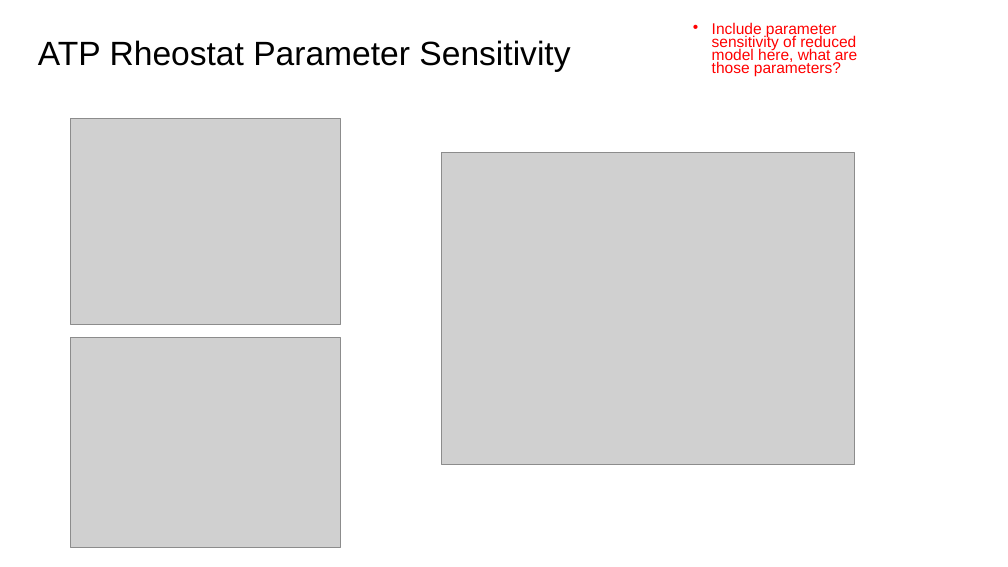
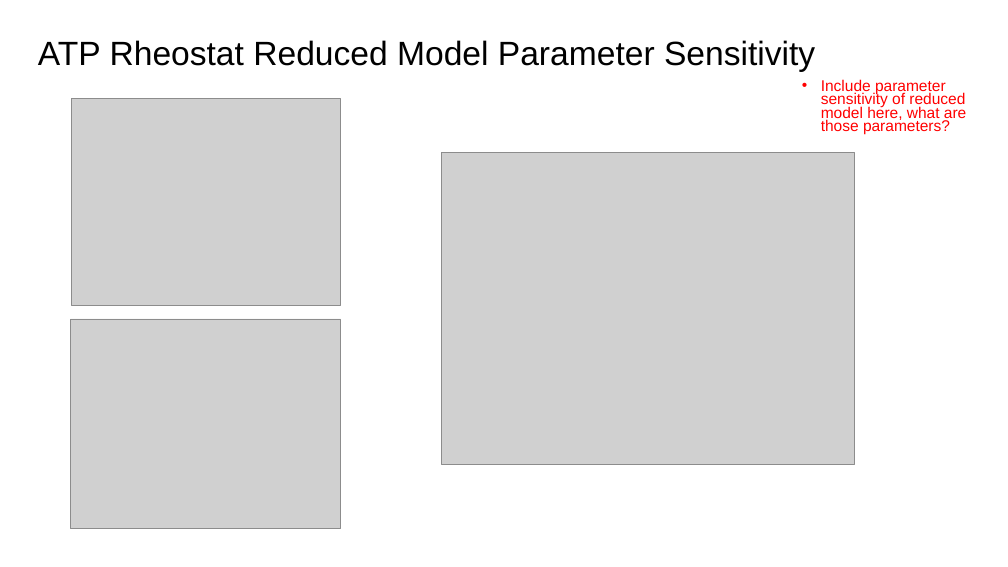
Before and after one commit to AnkitaRoychoudhury/ug_murray, a slide deck: slide 13 of miscellaneous/presentations/20200817_murray_mtg.pptx. Drawn at 1008x567 pixels with LibreOffice and Linux fonts; fonts in the diff are those of the drawing; grey boxes stand for pictures; background and template pictures are left out. Boxes give left, top, right and bottom in pixels: in the first picture for what was removed or moved away, otherwise in the second. Text is boxed around its words. In the diff, an @@ line names an element or a change of style, - is before the commit and + after.

Commit message:
check param sensitivity

```diff
--- a/miscellaneous/presentations/20200817_murray_mtg.pptx
+++ b/miscellaneous/presentations/20200817_murray_mtg.pptx
@@ title at box(38, 40, 815, 72): text changed @@
-ATP Rheostat Parameter Sensitivity
+ATP Rheostat Reduced Model Parameter Sensitivity
@@ text "Include parameter sensitivity of reduced ...": place and size @@
-text "Include parameter sensitivity of reduced ..." at box(712, 22, 857, 76)
+text "Include parameter sensitivity of reduced ..." at box(821, 79, 966, 134)
@@ picture: place and size @@
-picture at box(71, 118, 340, 324)
+picture at box(71, 99, 340, 306)
@@ picture: place and size @@
-picture at box(71, 338, 341, 547)
+picture at box(71, 319, 341, 529)
```
Also in this commit, not shown: 1 other slide changed, 2 other files.
